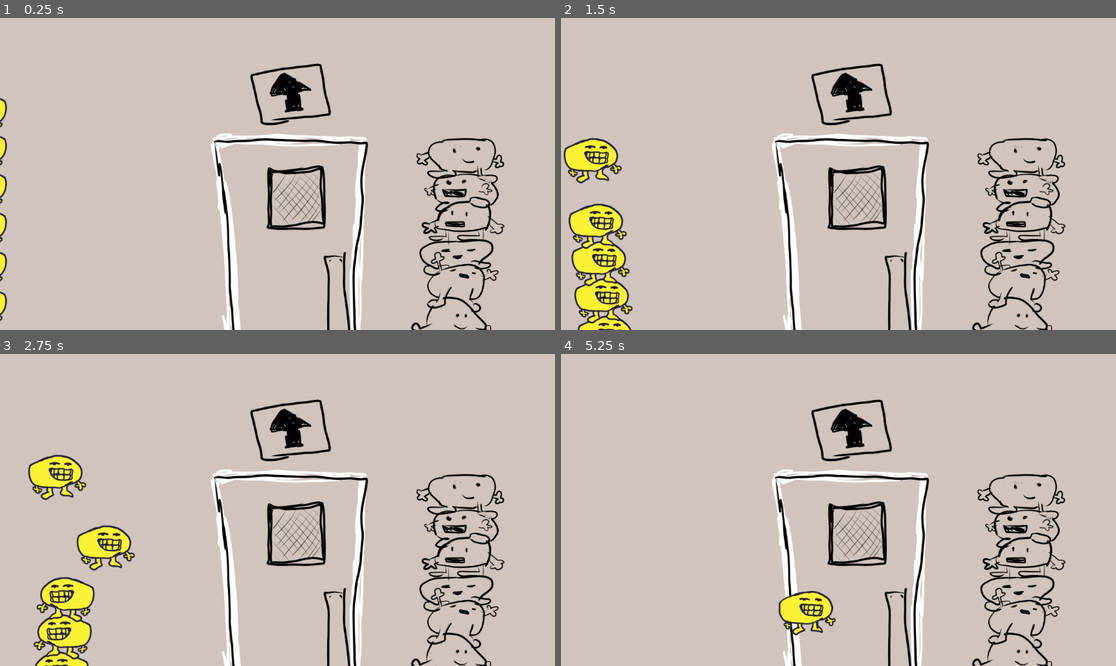
Above: before the commit, frames 1-4 (two rows, left to right).
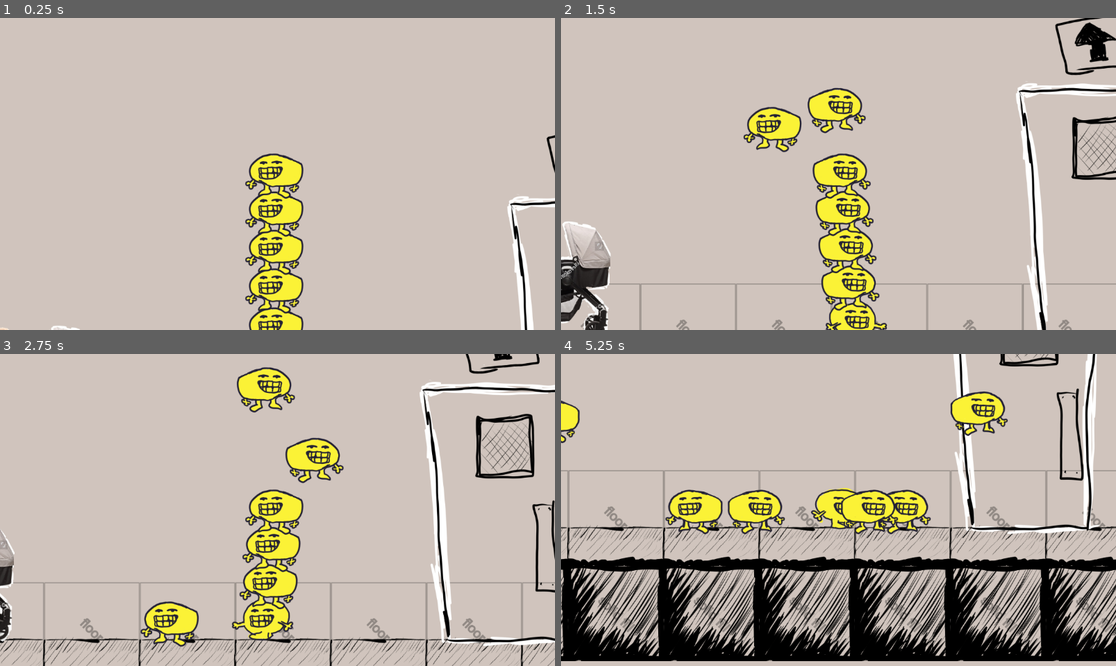
Above: after the commit, the same moments.

Repository: JCoMcL/gourt-game
Game: Godot game, scene res://level sketch.tscn
Same seed, same stepped clock (60 frames per second), same inputs: the game is played once before the commit and once after it.
Inputs:
- Up to frame 1 (0.25 s): no input
- Up to frame 2 (1.5 s): hold Space (break stack) 0.53-1.28 s; hold Right (go right) from 0.53 s (still down); tap Space (break stack) at 1.35 s
- Up to frame 3 (2.75 s): release Right (go right) at 2.03 s; hold Left (go left) from 2.03 s (still down); hold Space (break stack) from 2.03 s (still down)
- Up to frame 4 (5.25 s): release Left (go left) at 2.78 s; release Space (break stack) at 2.78 s; hold Right (go right) 2.78-4.28 s; tap Space (break stack) at 2.85, 4.35 s; hold Space (break stack) 3.53-4.28 s; hold Left (go left) 4.28-5.03 s; hold Right (go right) from 5.03 s (still down); hold Space (break stack) from 5.03 s (still down)

The runs differ from the first frame. In frame 1, 13% of the frame differs, in the area x 0-100%, y 14-100%; in frame 2, 22%; in frame 3, 25%; in frame 4, 41%, in the area x 0-100%, y 0-100%.

Commit message:
lift up some rocks, revealing bugs which had to be squashed

Diff:
--- a/goon.gd
+++ b/goon.gd
@@ -5,6 +5,9 @@
 	var walk: float
 	# and obviously whatever else we end up needing
 
+func _input(ev: InputEvent):
+	pass
+
 func command(commands: Commands) -> void:
 	pass
 
--- a/gourt_stack.gd
+++ b/gourt_stack.gd
@@ -9,10 +9,10 @@
 	if not root_child:
 		root_child = child
 	else:
-		Gourtilities.stack_now(child, get_stack_tip(root_child))
-	child.name = "Gourt{0}".format([child_count(root_child)])
+		Gourtilities.stack_now(child, root_child)
+	child.name = "Gourt{0}".format([Gourtilities.head_count(root_child)])
 @export_tool_button("Subtract", "CurveConstant") var fr = func remove_from_stack():
-	rm_gourt(get_stack_tip(root_child))
+	rm_gourt(Gourtilities.get_stack_tip(root_child))
 @export_tool_button("Reset", "Reload") var fre = func refresh_children():
 	root_child = null
 	for c in get_children():
@@ -32,16 +32,6 @@
 		g.head_friend.foot_friend = null
 	g.queue_free()
 
-func get_stack_tip(g: Gourt):
-	if g.head_friend:
-		return get_stack_tip(g.head_friend)
-	return g
-
-func child_count(g: Gourt):
-	if g.head_friend:
-		return 1 + child_count(g.head_friend)
-	return 0
-
 func unleash_children():
 	pass
 
--- a/gourtilities.gd
+++ b/gourtilities.gd
@@ -9,8 +9,34 @@
 
 func stack(g: Gourt, onto: Gourt): #BUGMAGNET gourt neighbour
 	g.foot_friend = onto
+	if onto.head_friend:
+		stack(onto.head_friend, g)
 	onto.head_friend = g
 
 func stack_now(g: Gourt, onto: Gourt):
+	var former_head_friend = onto.head_friend
 	stack(g, onto)
-	g.position = perch_position(onto)
+	resolve_perch(g)
+	if former_head_friend:
+		resolve_perch(former_head_friend)
+
+func resolve_perch(g: Gourt):
+	if g.foot_friend:
+		g.position = perch_position(g.foot_friend)
+	if g.head_friend:
+		resolve_perch(g.head_friend)
+
+func head_count(g: Gourt):
+	if g.head_friend:
+		return 1 + head_count(g.head_friend)
+	return 0
+
+func foot_count(g: Gourt):
+	if g.foot_friend:
+		return 1 + foot_count(g.foot_friend)
+	return 0
+
+func get_stack_tip(g: Gourt):
+	if g.head_friend:
+		return get_stack_tip(g.head_friend)
+	return g
--- a/player.gd
+++ b/player.gd
@@ -3,16 +3,22 @@
 
 @export var player_character: Goon:
 	set(g):
-		if player_character:
+		assert(valid_goon(g))
+		if valid_goon(player_character):
 			player_character.under_new_management(null)
 		g.under_new_management(self)
 		player_character = g
 
+func valid_goon(g: Goon) -> bool:
+	return g and is_instance_valid(g)
+
 func _ready():
 	#move to bottom of tree to recieve inputs first among siblings.
 	get_parent().move_child.call_deferred(self, -1)
-	if player_character:
+	if valid_goon(player_character):
 		player_character.under_new_management(self)
+	else:
+		player_character = Goon.new() #easier than constant null-checking
 
 func get_commands(c: Goon.Commands = null) -> Goon.Commands:
 	if not c:
@@ -22,10 +28,11 @@
 
 func _process(delta):
 	player_character.command(get_commands())
+	global_position = player_character.global_position
+
 func _input(ev: InputEvent):
 	get_viewport().set_input_as_handled()
-	if player_character:
-		player_character._input(ev)
+	player_character._input(ev)
 
 func nominate(g: Goon):
 	player_character = g
